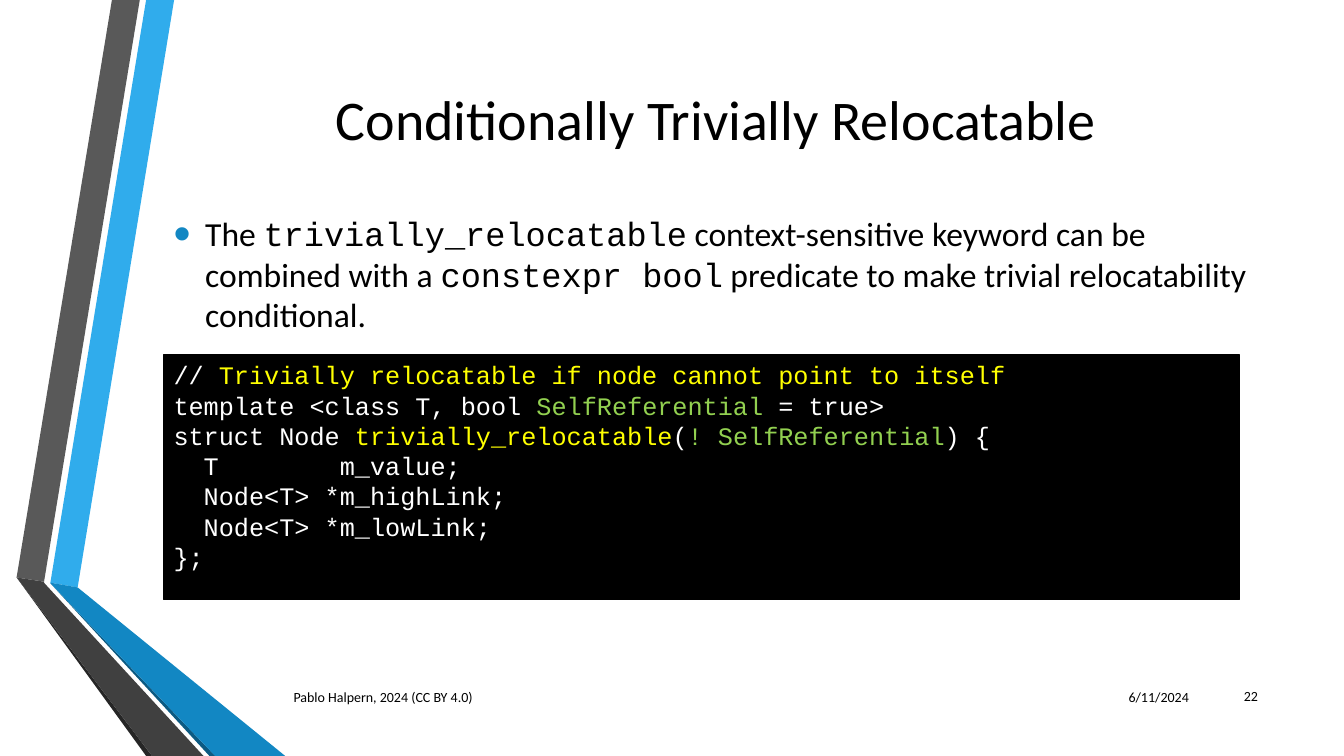
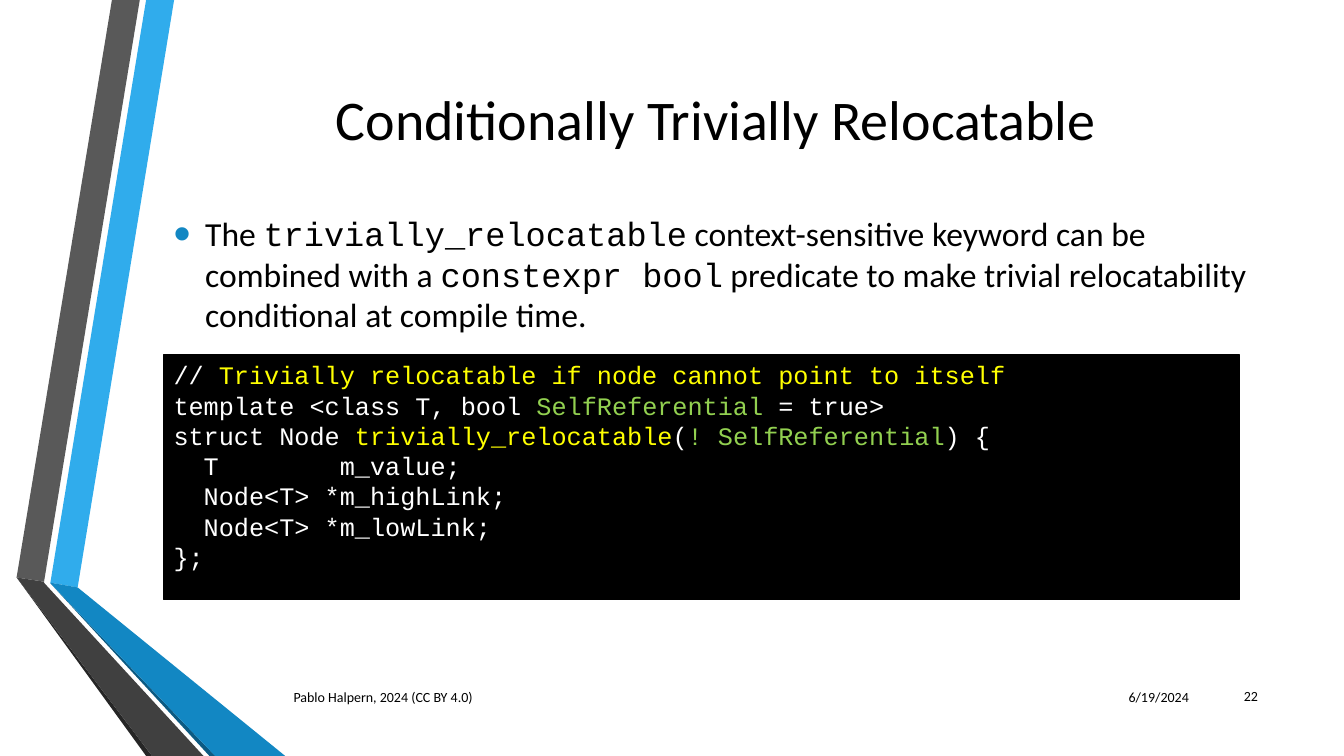
Before and after one commit to phalpern/WG21-halpern, a slide deck: slide 22 of relocate/Trivial Relocation - St. Louis 06-2024.pptx. Drawn at 1344x756 pixels with LibreOffice and Linux fonts; fonts in the diff are those of the drawing; background and template pictures are left out. Boxes give left, top, right and bottom in pixels: in the first picture for what was removed or moved away, otherwise in the second. Text is boxed around its words. In the diff, an @@ line names an element or a change of style, - is before the commit and + after.

```diff
--- a/relocate/Trivial Relocation - St. Louis 06-2024.pptx
+++ b/relocate/Trivial Relocation - St. Louis 06-2024.pptx
@@ text at (205,222,1246,333): text changed @@
-• The trivially_relocatable context-sensitive keyword can be combined with a constexpr bool predicate to make trivial relocatability conditional.
+• The trivially_relocatable context-sensitive keyword can be combined with a constexpr bool predicate to make trivial relocatability conditional at compile time.
@@ text at (1129,692,1189,703): text changed @@
-6/11/2024
+6/19/2024
```
Also in this commit, not shown: 43 other slides changed, 1 slide added, 1 other file.
